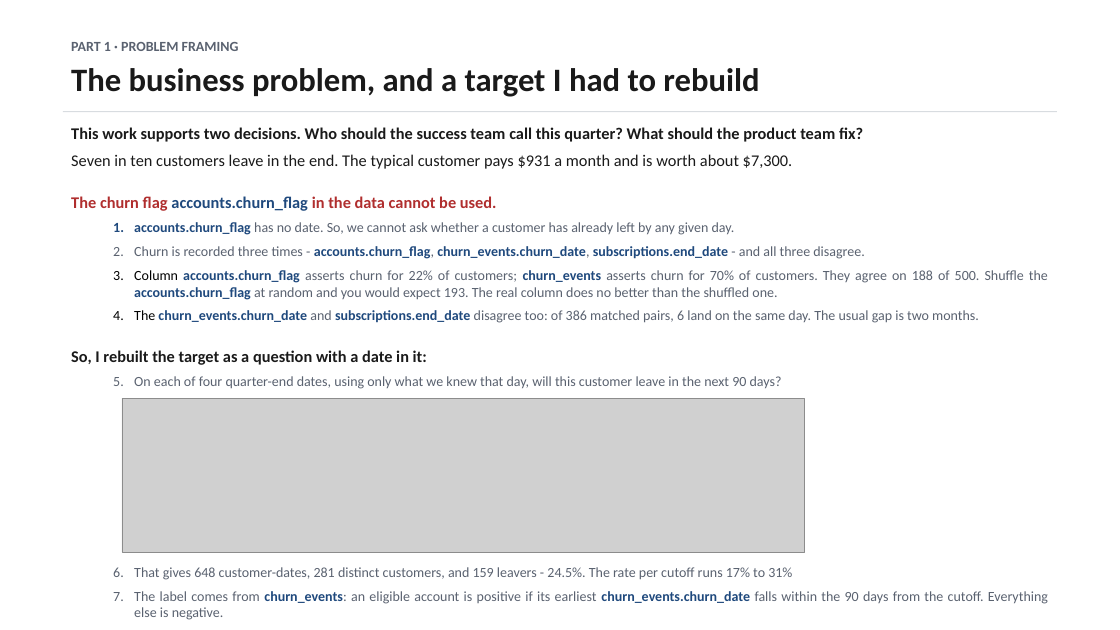
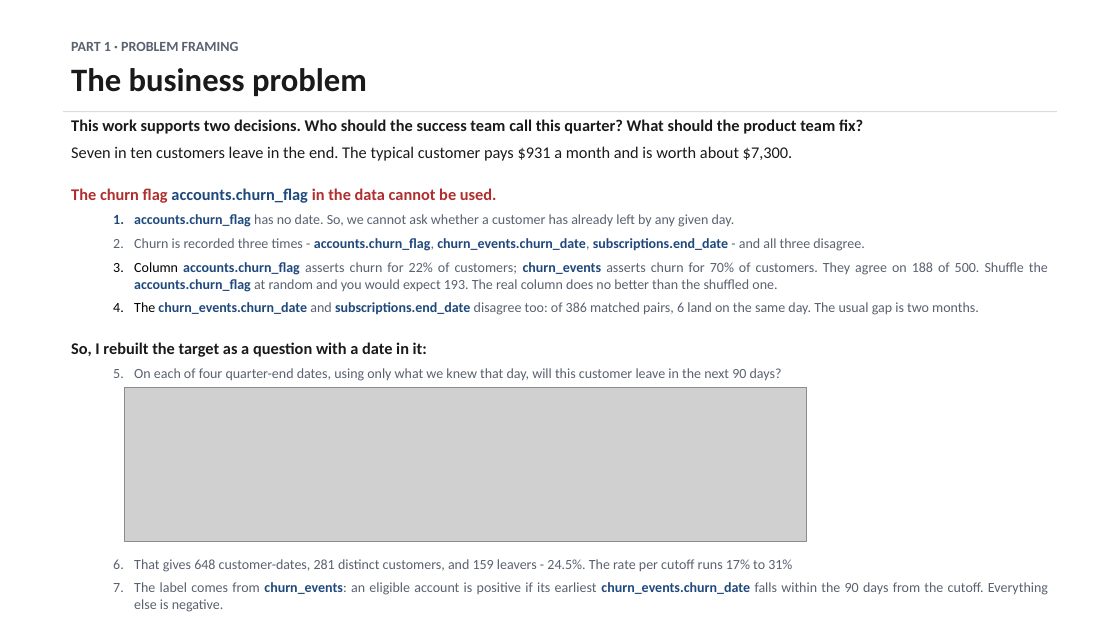
Before and after one commit to dmitriyratu/avepoint-churn-case-study, a slide deck: slide 2 of outputs/decks/AvePoint_Case_Study.pptx. Drawn at 1120x630 pixels with LibreOffice and Linux fonts; fonts in the diff are those of the drawing; grey boxes stand for pictures. Boxes give left, top, right and bottom in pixels: in the first picture for what was removed or moved away, otherwise in the second. Text is boxed around its words. In the diff, an @@ line names an element or a change of style, - is before the commit and + after.

Commit message:
Update `AvePoint_Case_Study.pptx` with new content and visual adjustments
- Modified the `AvePoint_Case_Study.pptx` to incorporate recent updates, enhancing the overall presentation quality and alignment with the latest analysis.
- Adjusted visual elements to improve clarity and engagement in the communication of key findings.

These changes aim to ensure the presentation effectively conveys the insights from the case study.

```diff
--- a/outputs/decks/AvePoint_Case_Study.pptx
+++ b/outputs/decks/AvePoint_Case_Study.pptx
@@ text at [71,68,367,96]: text changed @@
-The business problem, and a target I had to rebuild
+The business problem
@@ text "This work supports two decisions. ...": place and size @@
-text "This work supports two decisions. ..." at [71,127,1048,620]
+text "This work supports two decisions. ..." at [71,119,1048,612]
@@ picture: place and size @@
-picture at [122,398,804,552]
+picture at [124,387,807,541]
```
Also in this commit, not shown: 3 other slides changed, 1 slide added, 4 other files.
